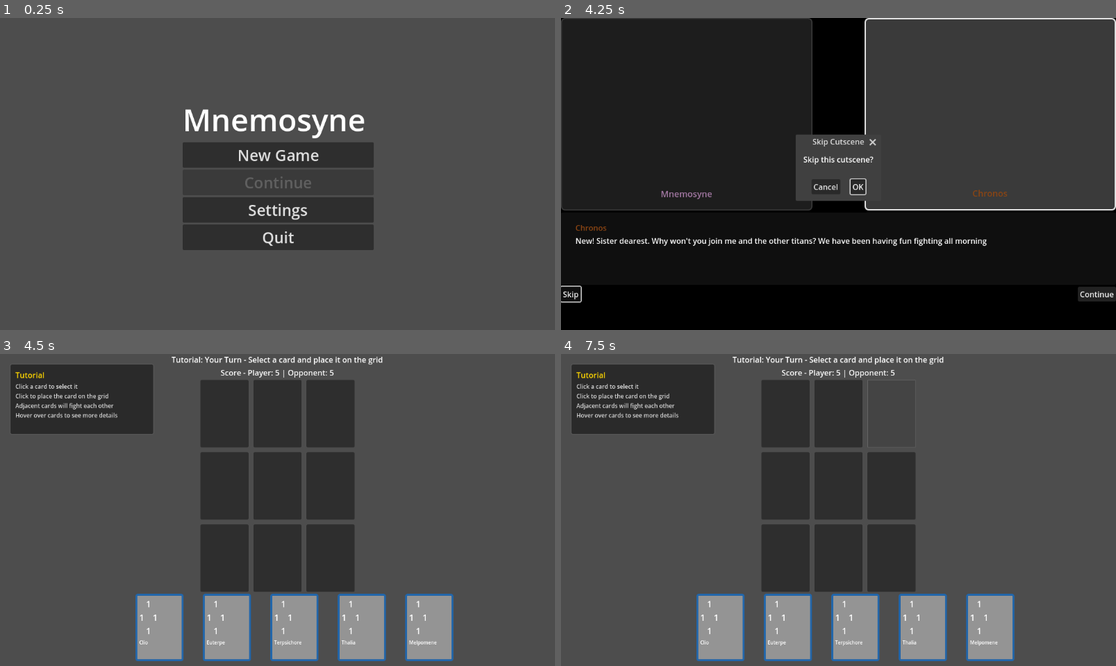
Above: before the commit, frames 1-4 (two rows, left to right).
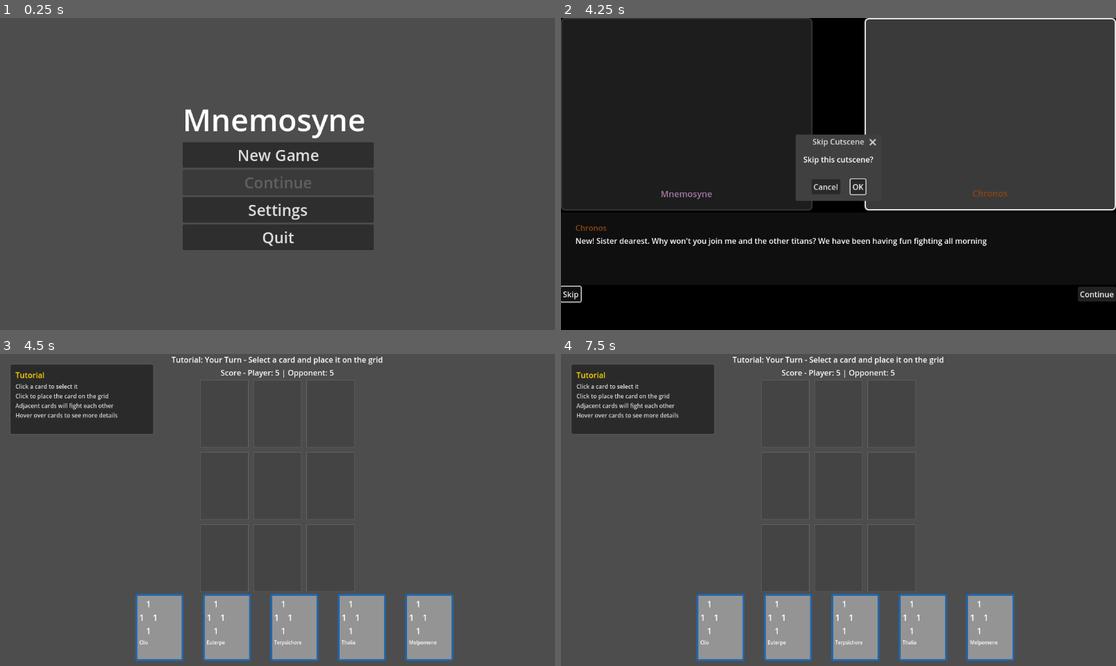
Above: after the commit, the same moments.

Repository: leslieharding/Mnemosyne
Game: Godot game, scene res://Scenes/MainMenu.tscn
Same seed, same stepped clock (60 frames per second), same inputs: the game is played once before the commit and once after it.
Inputs (mouse positions are in pixels of both pictures, inside the frame that each line leads up to):
- Up to frame 1 (0.25 s): no input
- Up to frame 2 (4.25 s): click "New Game" at 0.5 s; click "Skip" at 1.25 s; click "Skip" at 2 s; click "Continue" at 2.75 s; click "Continue" at 3.5 s
- Up to frame 3 (4.5 s): click "OK" at 4.25 s
- Up to frame 4 (7.5 s): tap Enter (ui_accept) at 5, 5.85, 6.02, 6.32, 6.5, 7.35 s; move the mouse to (960, 494) at 5.02 s; hold Right (ui_right) 5.03-5.78 s; hold Enter (ui_accept) 5.03-5.78 s; click (960, 494) at 5.17 s; move the mouse to (727, 525) at 5.77 s; hold Down (ui_down) 5.78-6.53 s; click (727, 525) at 5.92 s; move the mouse to (894, 441) at 6.52 s; hold Right (ui_right) 6.53-7.28 s; hold Enter (ui_accept) 6.53-7.28 s; click (894, 441) at 6.67 s; move the mouse to (810, 572) at 7.27 s; hold Up (ui_up) from 7.28 s (still down); click (810, 572) at 7.42 s

Frames 1-2 are identical in both runs. In frame 3, 1.0% of the frame differs, in the area x 36-64%, y 8-77%; in frame 4, 0.9%.

Commit message:
trying to get sun to work

Diff:
--- a/Scripts/card_battle_manager.gd
+++ b/Scripts/card_battle_manager.gd
@@ -123,6 +123,10 @@
 		print("Tutorial mode detected - adjusting current_god from ", current_god, " to ", tutorial_god)
 		current_god = tutorial_god
 
+	# Create styles for grid selection
+	create_grid_styles()
+
+
 	# Initialize game managers
 	setup_managers()
 
@@ -132,8 +136,6 @@
 	# Initialize game board
 	setup_empty_board()
 
-	# Create styles for grid selection
-	create_grid_styles()
 
 	# Set up card info panel for smooth fading
 	setup_card_info_panel()
@@ -1739,14 +1741,33 @@
 			return false
 
 func apply_sun_boosted_card_styling(card_display: CardDisplay):
-	# Safety check to ensure we have a valid CardDisplay with a panel
-	if not card_display or not is_instance_valid(card_display):
-		print("ERROR: Invalid card_display in apply_sun_boosted_card_styling")
-		return
-
-	if not card_display.panel:
-		print("ERROR: CardDisplay has no panel in apply_sun_boosted_card_styling")
-		return
+	# Debug what we actually received
+	print("DEBUG: apply_sun_boosted_card_styling called with: ", card_display)
+	print("DEBUG: Object type: ", card_display.get_class() if card_display else "null")
+
+	# Safety check to ensure we have a valid CardDisplay
+	if not card_display:
+		print("ERROR: card_display is null in apply_sun_boosted_card_styling")
+		return
+
+	if not is_instance_valid(card_display):
+		print("ERROR: card_display is not valid in apply_sun_boosted_card_styling")
+		return
+
+	# Check if this is actually a CardDisplay
+	if not card_display is CardDisplay:
+		print("ERROR: Object is not a CardDisplay, it's a: ", card_display.get_class())
+		return
+
+	# Check if the CardDisplay has a panel
+	if not card_display.has_method("get") or not card_display.panel:
+		print("ERROR: CardDisplay has no panel")
+		return
+
+	# Safety check for player_card_style
+	if not player_card_style:
+		print("ERROR: player_card_style not initialized yet")
+		create_grid_styles()  # Force creation if somehow missing
 
 	# Create special golden styling for sun-boosted cards
 	var sun_boosted_style = player_card_style.duplicate()
@@ -1760,6 +1781,7 @@
 	sun_boosted_style.bg_color = Color("#555533")  # Slightly golden background
 
 	card_display.panel.add_theme_stylebox_override("panel", sun_boosted_style)
+	print("DEBUG: Successfully applied sun boosted styling")
 
 func hide_sun_icon_at_slot(slot: Panel):
 	var sun_icon = slot.get_node_or_null("SunIcon")
@@ -1779,9 +1801,7 @@
 
 		print("Card stats boosted to: ", card_data.values)
 
-		# Show notification
-		if notification_manager:
-			notification_manager.show_notification("☀️ Solar Blessing: +1 to all stats!")
+
 
 		return true
 
@@ -2134,11 +2154,14 @@
 		(slot.custom_minimum_size.y - 140) / 2   # Assuming card height is 140
 	)
 
-	# Set higher z-index so the card appears on top
-	card_display.z_index = 1
-
-	# Setup the card display with the card resource data (including potentially boosted stats)
+# Wait one frame to ensure _ready() is called and @onready variables are initialized
+	await get_tree().process_frame
+
+	# NOW setup the card display with the actual card data
 	card_display.setup(card_data)
+
+	# Wait another frame to ensure setup is complete
+	await get_tree().process_frame
 
 	# Apply special styling for sun-boosted cards
 	if sun_boosted:
